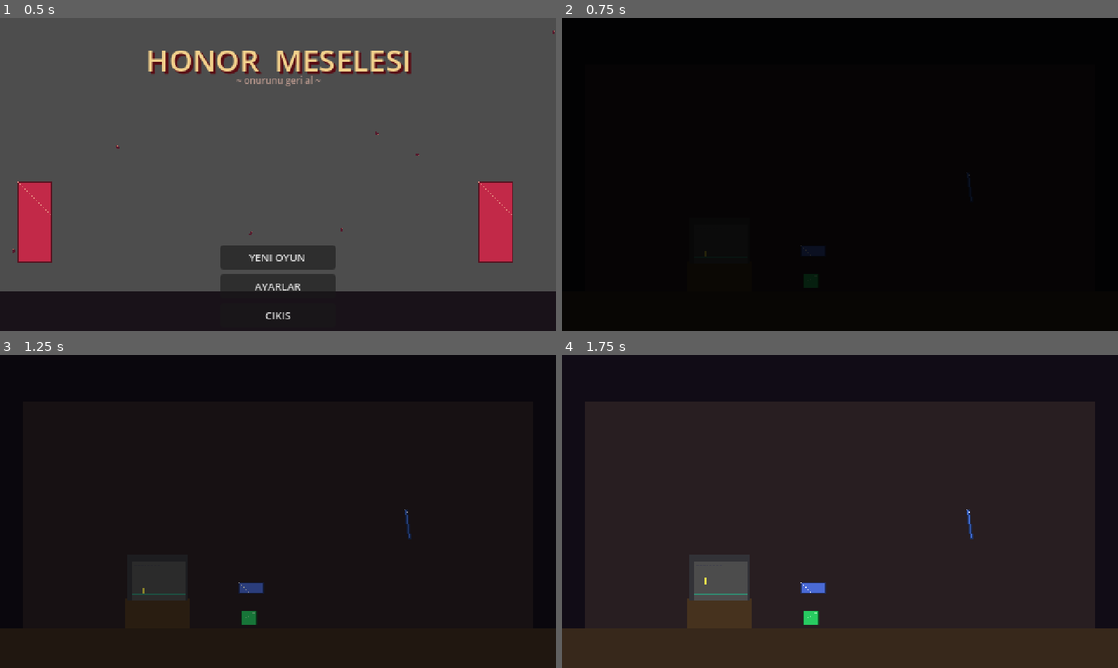
Above: before the commit, frames 1-4 (two rows, left to right).
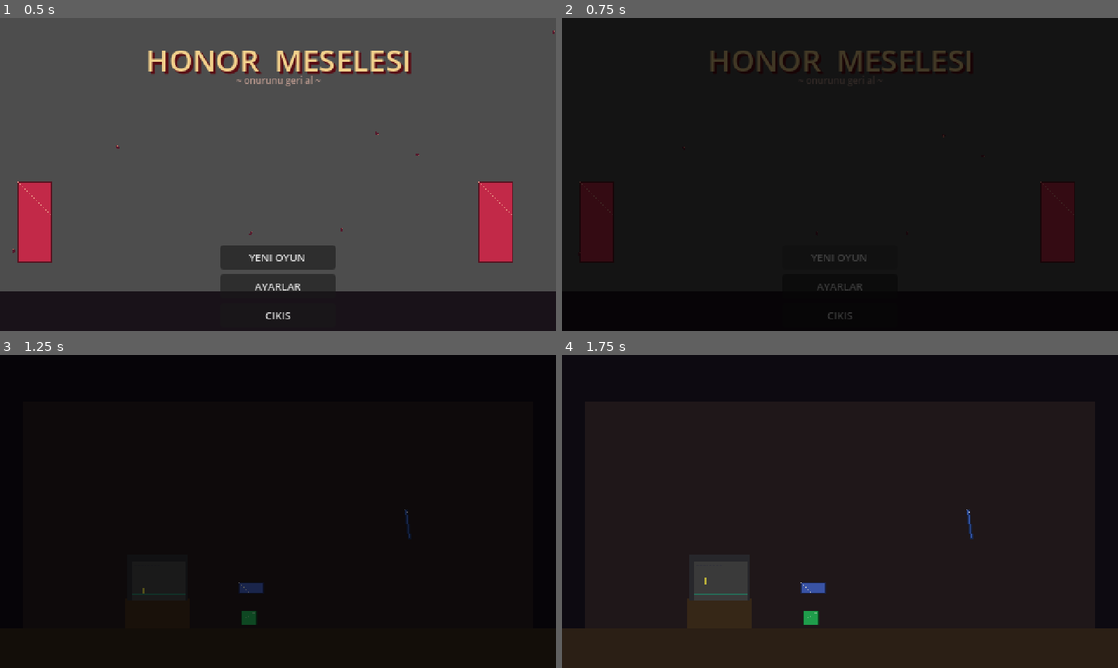
Above: after the commit, the same moments.

Repository: Eruldin/Honor-Meselesi
Game: Godot game, scene res://src/ui/Title.tscn
Two runs of this game, one before a commit and one after it. Both use one fixed random seed, a clock stepped at 60 frames per second and the inputs below.
Inputs (mouse positions are in pixels of both pictures, inside the frame that each line leads up to):
- Up to frame 1 (0.5 s): no input
- Up to frame 2 (0.75 s): click "YENI OYUN" at 0.5 s
- Up to frame 3 (1.25 s): no input
- Up to frame 4 (1.75 s): tap Enter at 1.25 s; move the mouse to (962, 495) at 1.27 s; hold D (move_right) from 1.28 s (still down); tap J (attack) at 1.35 s; click (962, 495) at 1.42 s; tap Space (jump) at 1.52 s

Frame 1 is identical in both runs. In frame 2, 4.8% of the frame differs, in the area x 3-93%, y 10-97%; in frame 3, 0.3%; in frame 4, 0.3%.

Commit message:
Karartma gecisleri: bolum degisimi + olum/respawn fade (SceneRouter fade_to)
Co-Authored-By: Devin AI <158243242+devin-ai-integration[bot]@users.noreply.github.com>

Diff:
--- a/src/core/scene_router.gd
+++ b/src/core/scene_router.gd
@@ -1,26 +1,51 @@
 extends Node
-## Sahne gecisleri. Su an basit; CRT kapanma/glitch gecis efektleri
-## ileride burada toplanacak.
+## Sahne gecisleri + kalici karartma katmani.
+## change_scene: karart -> sahne degistir -> ac. Bolumlerin olum/respawn
+## akislari da fade_to() ile ayni katmani kullanir.
 
 signal scene_loaded(path: String)
 
 var _is_transitioning := false
+var _fade_rect: ColorRect
 
 
 func _ready() -> void:
 	EventBus.scene_change_requested.connect(change_scene)
+	var layer := CanvasLayer.new()
+	layer.layer = 120
+	_fade_rect = ColorRect.new()
+	_fade_rect.color = Color.BLACK
+	_fade_rect.set_anchors_preset(Control.PRESET_FULL_RECT)
+	_fade_rect.mouse_filter = Control.MOUSE_FILTER_IGNORE
+	_fade_rect.modulate.a = 0.0
+	layer.add_child(_fade_rect)
+	add_child(layer)
+
+
+## Karartma alfasini duration'da hedefe tween'ler; bitince doner (await'lenir).
+func fade_to(alpha: float, duration: float) -> void:
+	if duration <= 0.0:
+		_fade_rect.modulate.a = alpha
+		return
+	var tw := create_tween()
+	tw.tween_property(_fade_rect, "modulate:a", alpha, duration)
+	await tw.finished
 
 
 func change_scene(path: String) -> void:
 	if _is_transitioning:
 		return
 	_is_transitioning = true
+	await fade_to(1.0, 0.25)
 	var err := get_tree().change_scene_to_file(path)
 	if err != OK:
 		push_error("Scene change failed (%s): %s" % [path, error_string(err)])
+		await fade_to(0.0, 0.2)
 		_is_transitioning = false
 		return
 	await get_tree().process_frame
+	await get_tree().process_frame
+	await fade_to(0.0, 0.35)
 	_is_transitioning = false
 	scene_loaded.emit(path)
 
--- a/src/levels/ch1/ch1.gd
+++ b/src/levels/ch1/ch1.gd
@@ -1088,7 +1088,8 @@
 	_respawn_pending = true
 	AudioManager.play_sfx(&"sfx/gameover", samurai.global_position)
 	FX.glitch(0.6, 0.5)
-	await get_tree().create_timer(1.4, true).timeout
+	await SceneRouter.fade_to(1.0, 0.7)
+	await get_tree().create_timer(0.3, true).timeout
 	var cp: Vector2 = GameState.respawn_point(Vector2(80, FLOOR_Y - 20))
 	samurai.global_position = cp + Vector2(0, -14)
 	samurai.velocity = Vector2.ZERO
@@ -1096,6 +1097,7 @@
 	samurai.modulate.a = 1.0
 	samurai.sm.change_to(Samurai.S_IDLE, true)
 	_respawn_pending = false
+	await SceneRouter.fade_to(0.0, 0.45)
 	_reset_boss_fight()
 
 
--- a/src/levels/ch2/ch2.gd
+++ b/src/levels/ch2/ch2.gd
@@ -271,7 +271,8 @@
 	_respawn_pending = true
 	AudioManager.play_sfx(&"sfx/gameover", samurai.global_position)
 	FX.glitch(0.6, 0.5)
-	await get_tree().create_timer(1.4, true).timeout
+	await SceneRouter.fade_to(1.0, 0.7)
+	await get_tree().create_timer(0.3, true).timeout
 	var cp: Vector2 = GameState.respawn_point(Vector2(60, FLOOR_Y - 20))
 	samurai.global_position = cp + Vector2(0, -14)
 	samurai.velocity = Vector2.ZERO
@@ -279,6 +280,7 @@
 	samurai.modulate.a = 1.0
 	samurai.sm.change_to(Samurai.S_IDLE, true)
 	_respawn_pending = false
+	await SceneRouter.fade_to(0.0, 0.45)
 	_reset_boss_fight()
 
 ## Bossa olunce arena sifirlanir: duvarlar iner, boss dogdugu yere
--- a/src/levels/ch3/ch3.gd
+++ b/src/levels/ch3/ch3.gd
@@ -264,7 +264,8 @@
 	_respawn_pending = true
 	AudioManager.play_sfx(&"sfx/gameover", samurai.global_position)
 	FX.glitch(0.6, 0.5)
-	await get_tree().create_timer(1.4, true).timeout
+	await SceneRouter.fade_to(1.0, 0.7)
+	await get_tree().create_timer(0.3, true).timeout
 	var cp: Vector2 = GameState.respawn_point(Vector2(60, FLOOR_Y - 20))
 	samurai.global_position = cp + Vector2(0, -14)
 	samurai.velocity = Vector2.ZERO
@@ -272,6 +273,7 @@
 	samurai.modulate.a = 1.0
 	samurai.sm.change_to(Samurai.S_IDLE, true)
 	_respawn_pending = false
+	await SceneRouter.fade_to(0.0, 0.45)
 	_reset_boss_fight()
 
 ## Bossa olunce arena sifirlanir: duvarlar iner, boss dogdugu yere
--- a/src/levels/ch4/ch4.gd
+++ b/src/levels/ch4/ch4.gd
@@ -293,7 +293,8 @@
 	_respawn_pending = true
 	AudioManager.play_sfx(&"sfx/gameover", samurai.global_position)
 	FX.glitch(0.6, 0.5)
-	await get_tree().create_timer(1.4, true).timeout
+	await SceneRouter.fade_to(1.0, 0.7)
+	await get_tree().create_timer(0.3, true).timeout
 	var cp: Vector2 = GameState.respawn_point(Vector2(60, FLOOR_Y - 20))
 	samurai.global_position = cp + Vector2(0, -14)
 	samurai.velocity = Vector2.ZERO
@@ -302,6 +303,7 @@
 	samurai.modulate.a = 1.0
 	samurai.sm.change_to(Samurai.S_IDLE, true)
 	_respawn_pending = false
+	await SceneRouter.fade_to(0.0, 0.45)
 	_reset_boss_fight()
 
 ## Bossa olunce arena sifirlanir: duvarlar iner, boss dogdugu yere
--- a/src/levels/ch5/ch5.gd
+++ b/src/levels/ch5/ch5.gd
@@ -229,7 +229,8 @@
 
 func _on_boss_defeated() -> void:
 	GameState.set_flag(&"ch5_boss_dead")
-	await get_tree().create_timer(1.4, true).timeout
+	await SceneRouter.fade_to(1.0, 0.7)
+	await get_tree().create_timer(0.3, true).timeout
 	var portal := PortalFx.make(Vector2(24, 40), &"fx/portal_dark")
 	portal.global_position = Vector2(ARENA_R - 30, FLOOR_Y - 34)
 	add_child(portal)
@@ -273,6 +274,7 @@
 	samurai.modulate.a = 1.0
 	samurai.sm.change_to(Samurai.S_IDLE, true)
 	_respawn_pending = false
+	await SceneRouter.fade_to(0.0, 0.45)
 	_reset_boss_fight()
 
 ## Bossa olunce arena sifirlanir: duvarlar iner, boss dogdugu yere
--- a/src/levels/ch6/ch6.gd
+++ b/src/levels/ch6/ch6.gd
@@ -267,7 +267,8 @@
 	_respawn_pending = true
 	AudioManager.play_sfx(&"sfx/gameover", samurai.global_position)
 	FX.glitch(0.6, 0.5)
-	await get_tree().create_timer(1.4, true).timeout
+	await SceneRouter.fade_to(1.0, 0.7)
+	await get_tree().create_timer(0.3, true).timeout
 	var cp: Vector2 = GameState.respawn_point(Vector2(60, FLOOR_Y - 20))
 	samurai.global_position = cp + Vector2(0, -14)
 	samurai.velocity = Vector2.ZERO
@@ -276,6 +277,7 @@
 	samurai.modulate.a = 1.0
 	samurai.sm.change_to(Samurai.S_IDLE, true)
 	_respawn_pending = false
+	await SceneRouter.fade_to(0.0, 0.45)
 	_reset_boss_fight()
 
 ## Bossa olunce arena sifirlanir: duvarlar iner, boss dogdugu yere
--- a/src/levels/ch7/ch7.gd
+++ b/src/levels/ch7/ch7.gd
@@ -243,7 +243,8 @@
 	_respawn_pending = true
 	AudioManager.play_sfx(&"sfx/gameover", creature.global_position)
 	FX.glitch(0.6, 0.5)
-	await get_tree().create_timer(1.4, true).timeout
+	await SceneRouter.fade_to(1.0, 0.7)
+	await get_tree().create_timer(0.3, true).timeout
 	creature.global_position = Vector2(150, FLOOR_Y - 10)
 	creature.velocity = Vector2.ZERO
 	creature.health.reset()
@@ -251,6 +252,7 @@
 	creature.sprite.scale = Vector2.ONE
 	creature.sprite.modulate = Color(0.05, 0.05, 0.12)
 	_respawn_pending = false
+	await SceneRouter.fade_to(0.0, 0.45)
 	# Boss da sifirlanir — yeniden denemede ayni duellodan baslar.
 	if is_instance_valid(boss) and boss.health.is_alive():
 		_boss_root.visible = false
